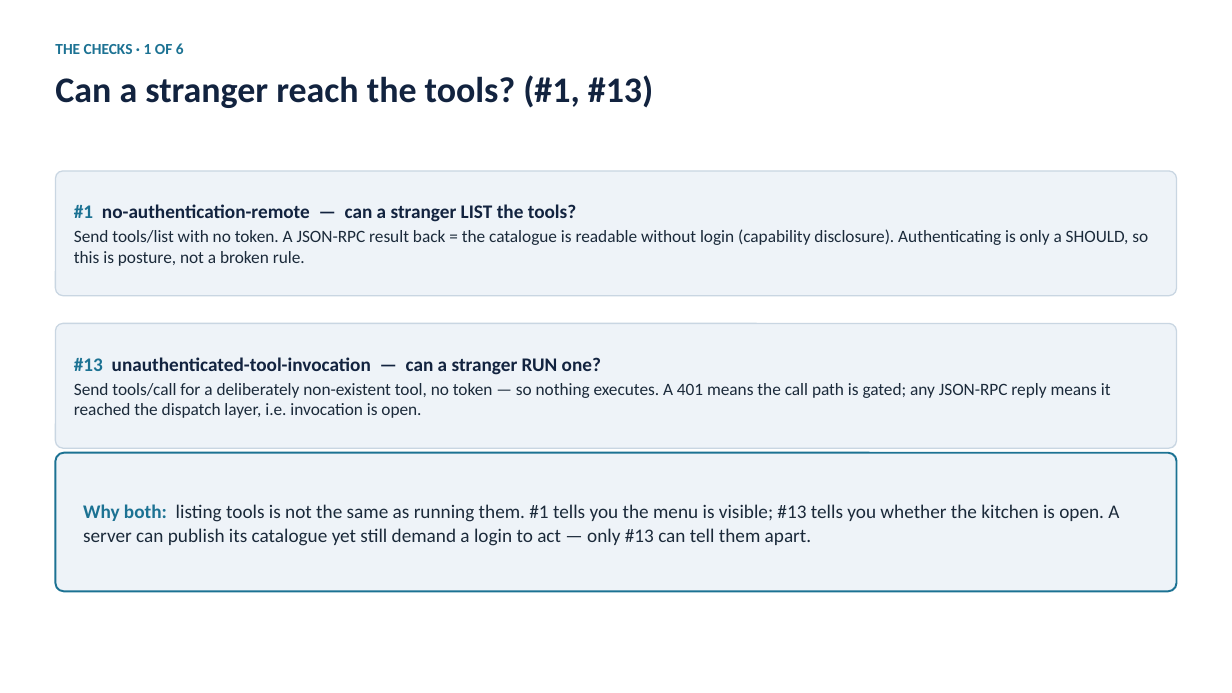
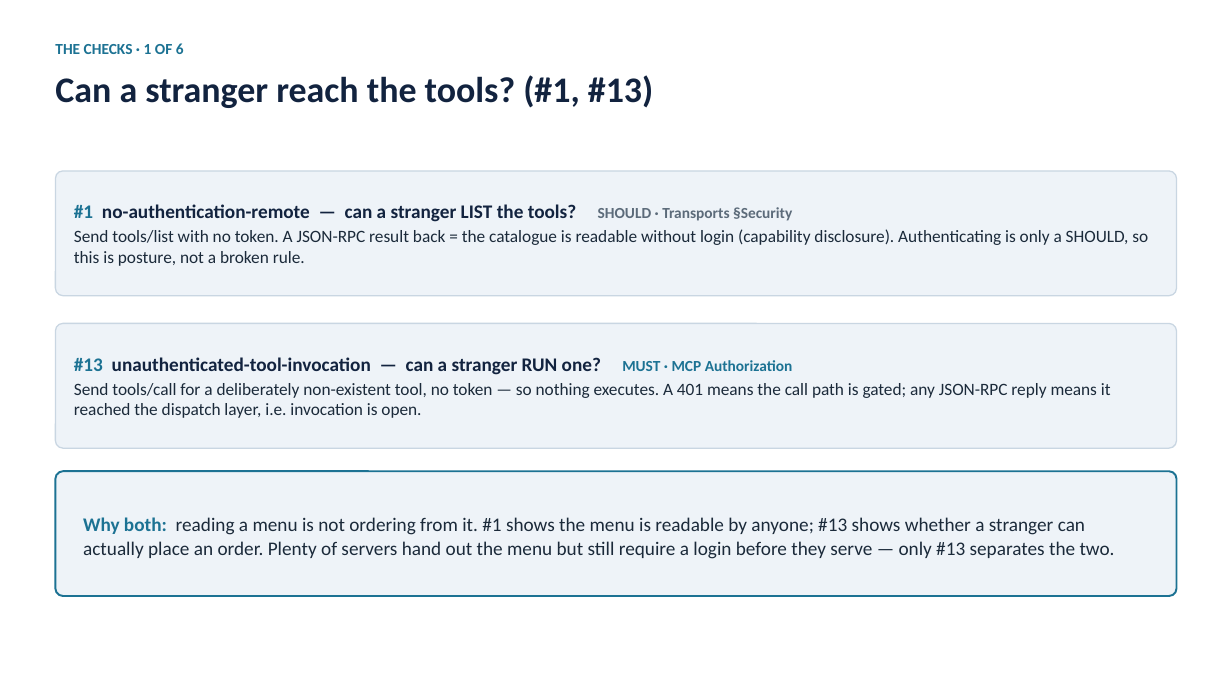
Before and after one commit to yamitkfir/YamAmit-MCP-auth, a slide deck: slide 11 of MCP-auth-slides.pptx. Drawn at 1232x693 pixels with LibreOffice and Linux fonts; fonts in the diff are those of the drawing. Boxes give left, top, right and bottom in pixels: in the first picture for what was removed or moved away, otherwise in the second. Text is boxed around its words. In the diff, an @@ line names an element or a change of style, - is before the commit and + after.

```diff
--- a/MCP-auth-slides.pptx
+++ b/MCP-auth-slides.pptx
@@ text at <box>74,204,792,222</box>: text changed @@
-#1 no-authentication-remote — can a stranger LIST the tools?
+#1 no-authentication-remote — can a stranger LIST the tools? SHOULD · Transports §Security
@@ text at <box>74,357,793,375</box>: text changed @@
-#13 unauthenticated-tool-invocation — can a stranger RUN one?
+#13 unauthenticated-tool-invocation — can a stranger RUN one? MUST · MCP Authorization
@@ rounded rectangle: place and size @@
-rounded rectangle at <box>55,453,1177,592</box>
+rounded rectangle at <box>55,471,1177,596</box>
@@ text at <box>83,517,1115,559</box>: text changed @@
-Why both: listing tools is not the same as running them. #1 tells you the menu is visible; #13 tells you whether the kitchen is open. A server can publish its catalogue yet still demand a login to act — only #13 can tell them apart.
+Why both: reading a menu is not ordering from it. #1 shows the menu is readable by anyone; #13 shows whether a stranger can actually place an order. Plenty of servers hand out the menu but still require a login before they serve — only #13 separates the two.
```
Also in this commit, not shown: 23 other slides changed, 1 slide added, 1 slide removed.
